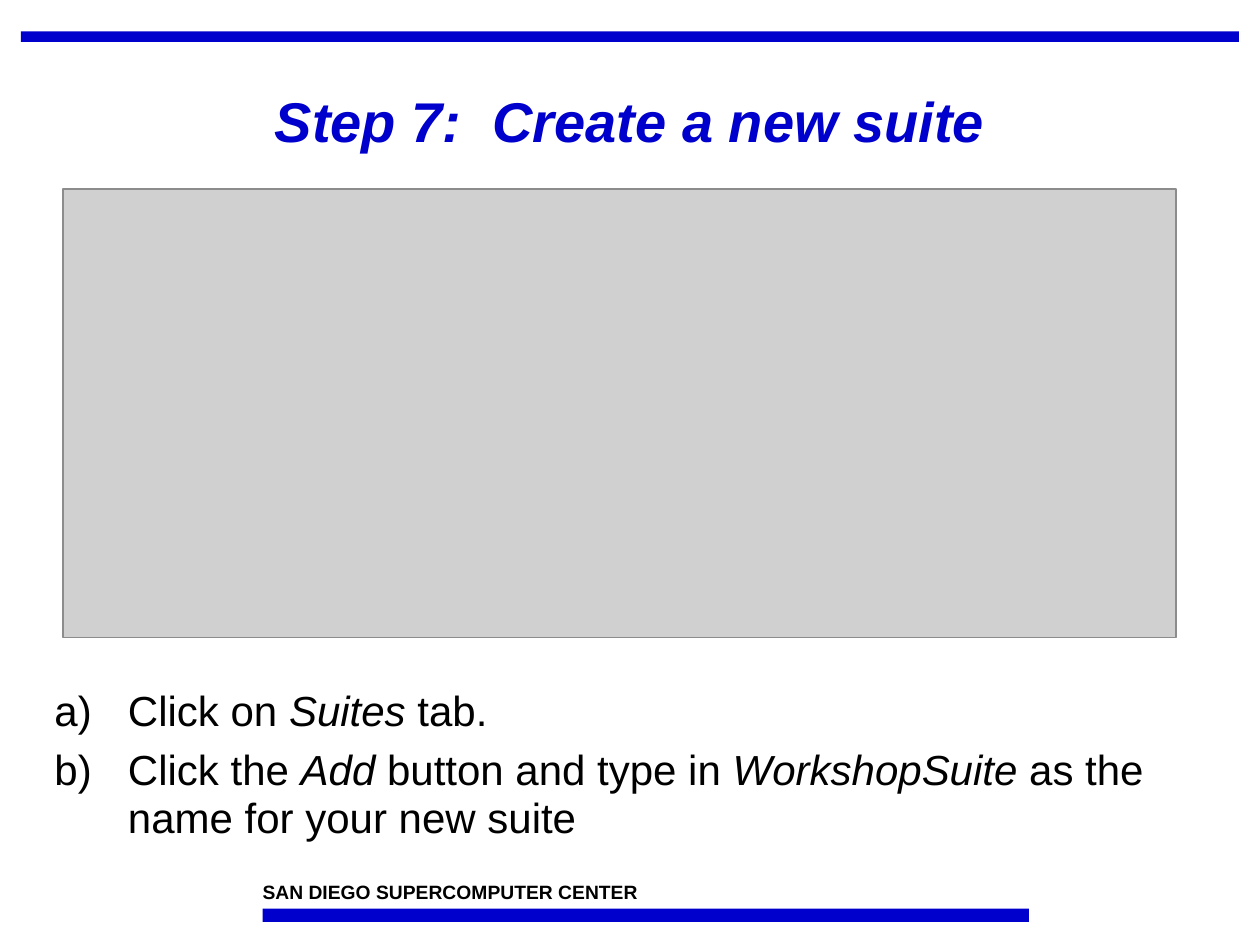
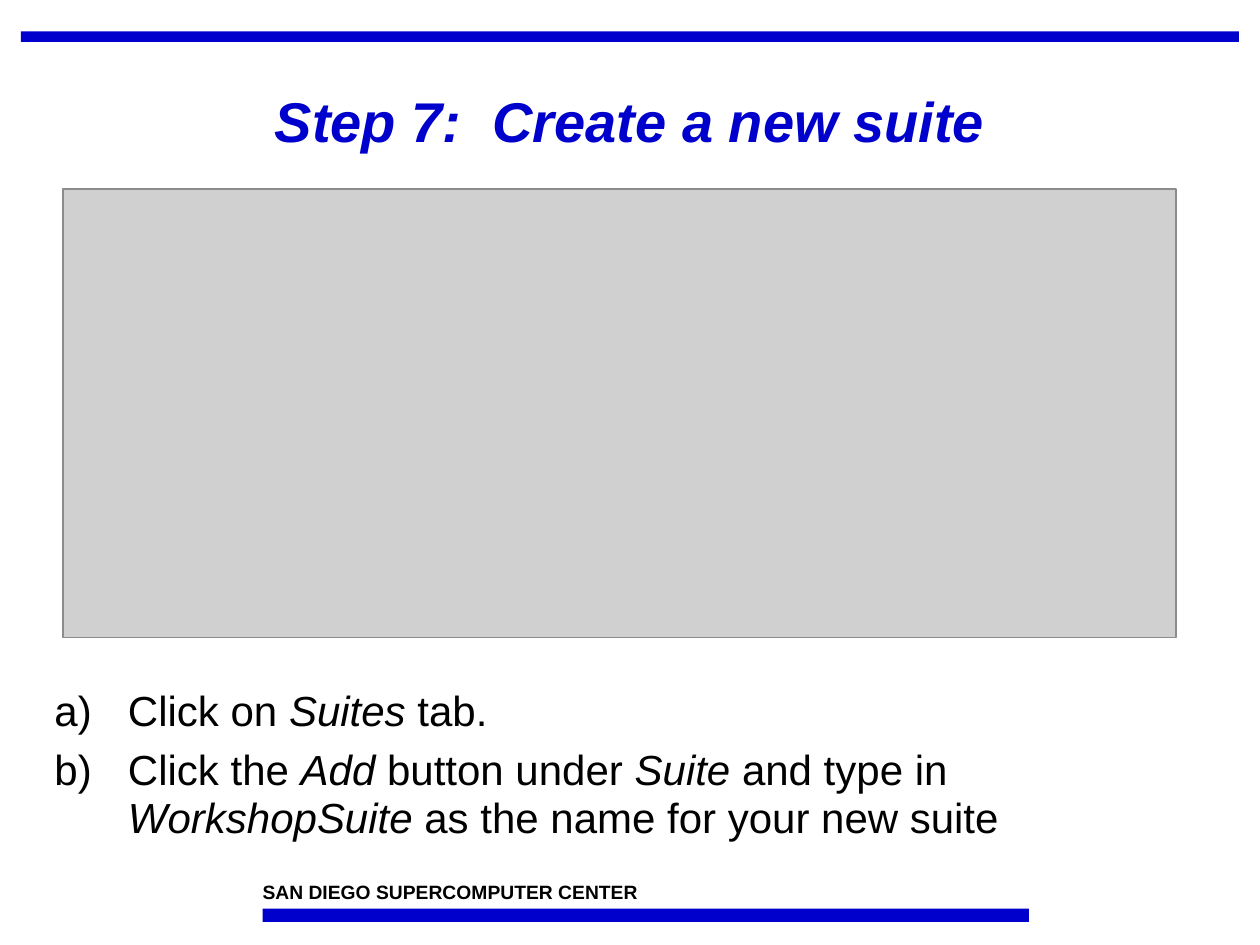
Before and after one commit to IncaProject/inca-xsede, a slide deck: slide 15 of talks/feb-06-workshop/deploy2.ppt. Drawn at 1260x945 pixels with LibreOffice and Linux fonts; fonts in the diff are those of the drawing; grey boxes stand for pictures; background and template pictures are left out. Boxes give left, top, right and bottom in pixels: in the first picture for what was removed or moved away, otherwise in the second. Text is boxed around its words. In the diff, an @@ line names an element or a change of style, - is before the commit and + after.

```diff
--- a/talks/feb-06-workshop/deploy2.ppt
+++ b/talks/feb-06-workshop/deploy2.ppt
@@ text at (x1=128, y1=754, x2=999, y2=841): text changed @@
-b) Click the Add button and type in WorkshopSuite as the name for your new suite
+b) Click the Add button under Suite and type in WorkshopSuite as the name for your new suite
```
Also in this commit, not shown: 6 other slides changed, 6 slides added.
